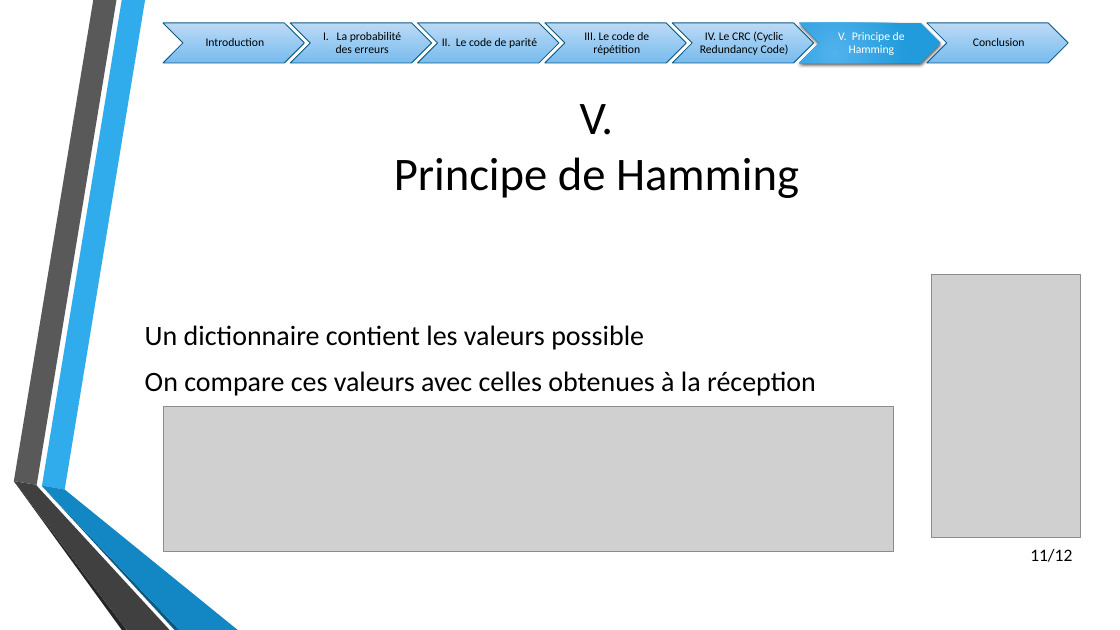
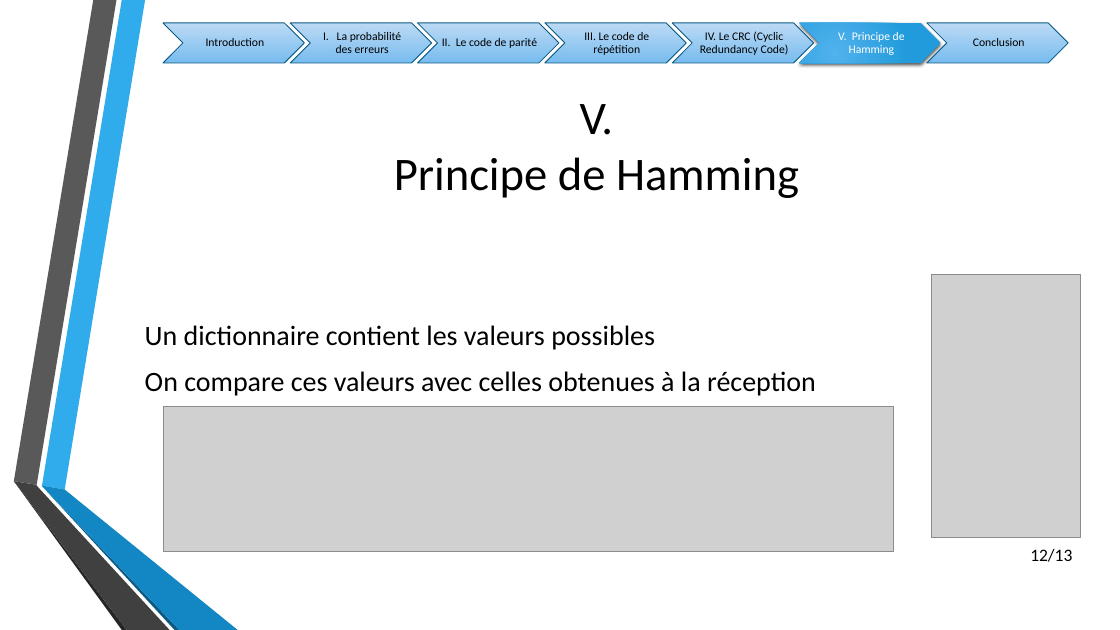
Before and after one commit to Guyoms/PTUT2016, a slide deck: slide 12 of SOUTENANCE/Modélisations Mathématiques.pptx. Drawn at 1120x630 pixels with LibreOffice and Linux fonts; fonts in the diff are those of the drawing; grey boxes stand for pictures; background and template pictures are left out. Boxes give left, top, right and bottom in pixels: in the first picture for what was removed or moved away, otherwise in the second. Text is boxed around its words. In the diff, an @@ line names an element or a change of style, - is before the commit and + after.

```diff
--- a/SOUTENANCE/Modélisations Mathématiques.pptx
+++ b/SOUTENANCE/Modélisations Mathématiques.pptx
@@ text at [145,325,655,350]: text changed @@
-Un dictionnaire contient les valeurs possible
+Un dictionnaire contient les valeurs possibles
@@ text at [1030,549,1072,562]: text changed @@
-11/12
+12/13
```
Also in this commit, not shown: 6 other slides changed.
